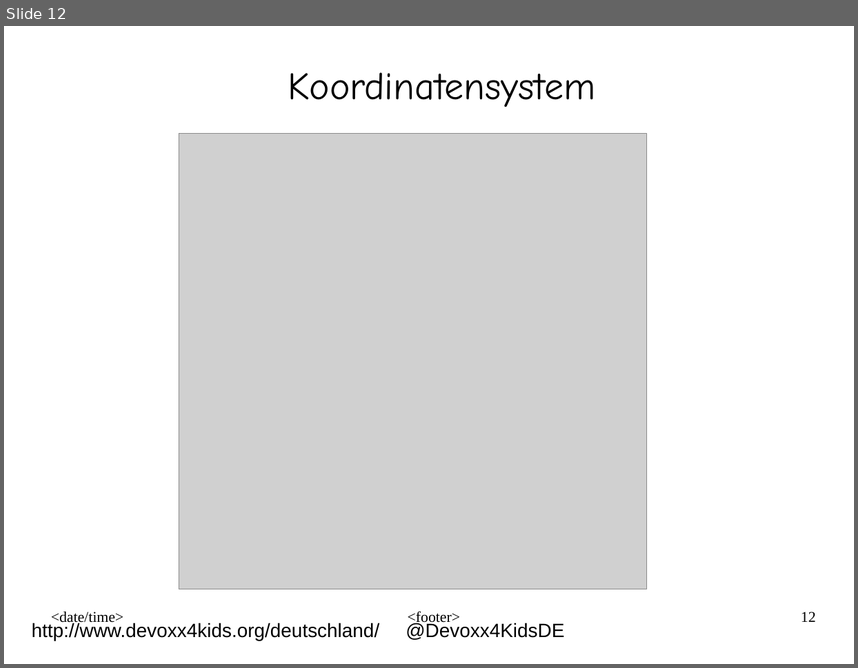
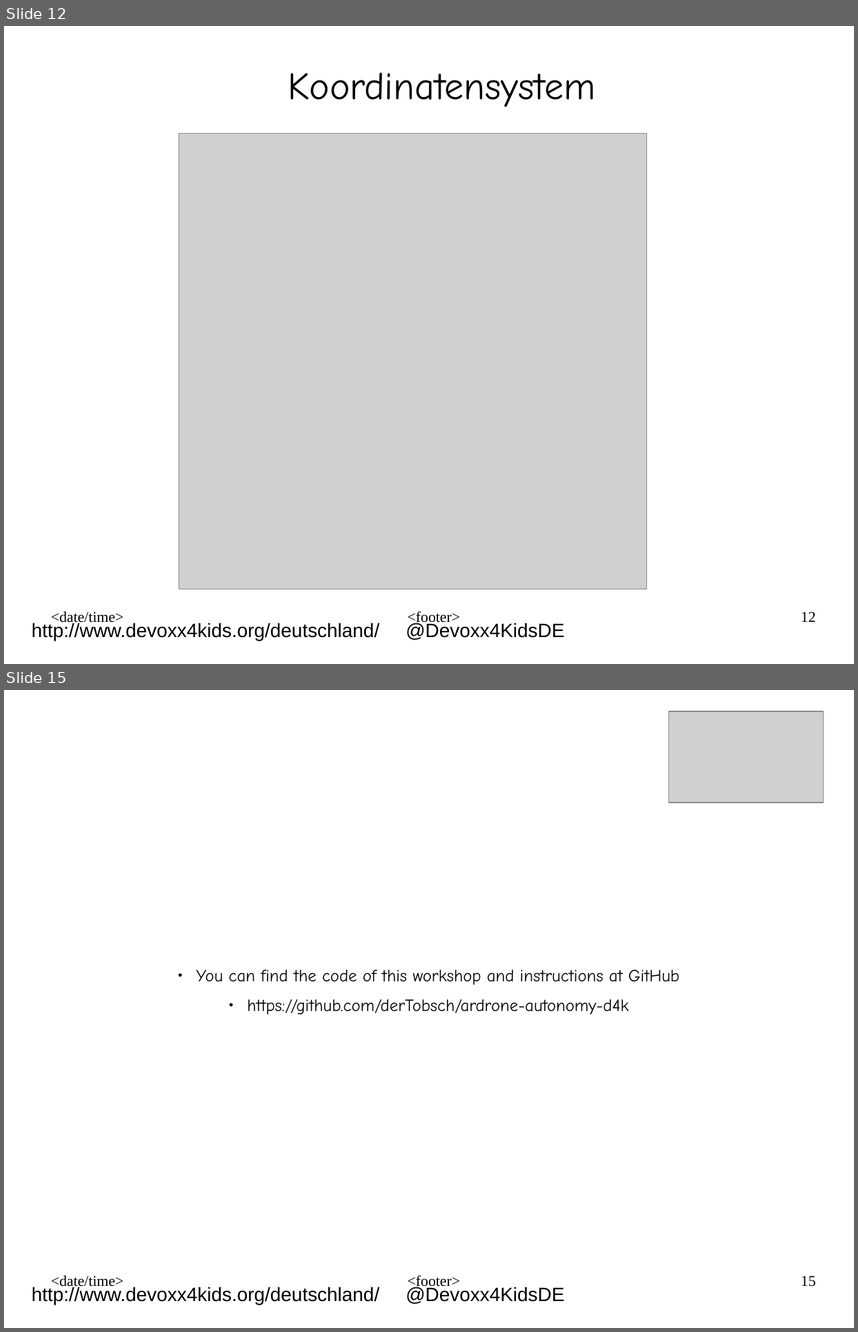
Before and after one commit to derTobsch/ardrone-autonomy-d4k, a slide deck: presentation/quadcopter4kids_v8_ger.odp. Shown one above the other, each under a label of ours: slide 12 before the commit, slides 12 and 15 after it; the slides between them are not shown. The pictures are 858x668 and 858x1332 pixels, drawn with LibreOffice and Linux fonts; fonts in the diff are those of the drawing; grey boxes stand for pictures; background and template pictures are left out. Boxes give left, top, right and bottom in pixels: in the first picture for what was removed or moved away, otherwise in the second. Text is boxed around its words. In the diff, an @@ line names an element or a change of style, - is before the commit and + after.

Commit message:
add link to code and instructions

```diff
--- a/presentation/quadcopter4kids_v8_ger.odp
+++ b/presentation/quadcopter4kids_v8_ger.odp
@@ slide 15 added at (x1=4, y1=690, x2=854, y2=1328), background #FFFFFF; not listed: 5 template elements that a slide beside it also shows @@
@@ picture added at (x1=669, y1=711, x2=823, y2=802) @@
@@ text added at (x1=197, y1=969, x2=680, y2=1014), 16 pt, text #000000 @@
+● You can find the code of this workshop and instructions at GitHub
+● https://github.com/derTobsch/ardrone-autonomy-d4k
```
Also in this commit, not shown: 3 slides changed, 1 other file.
